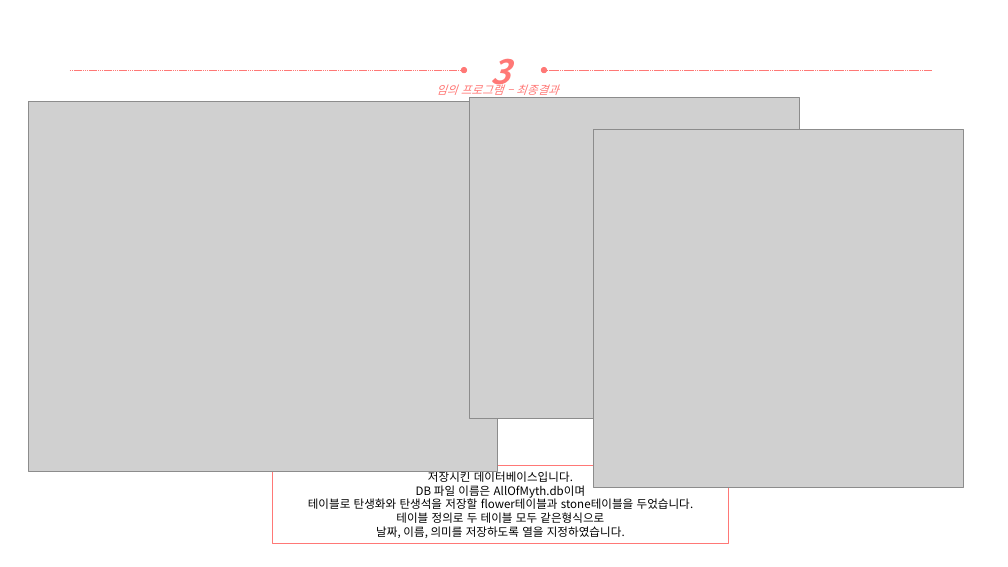
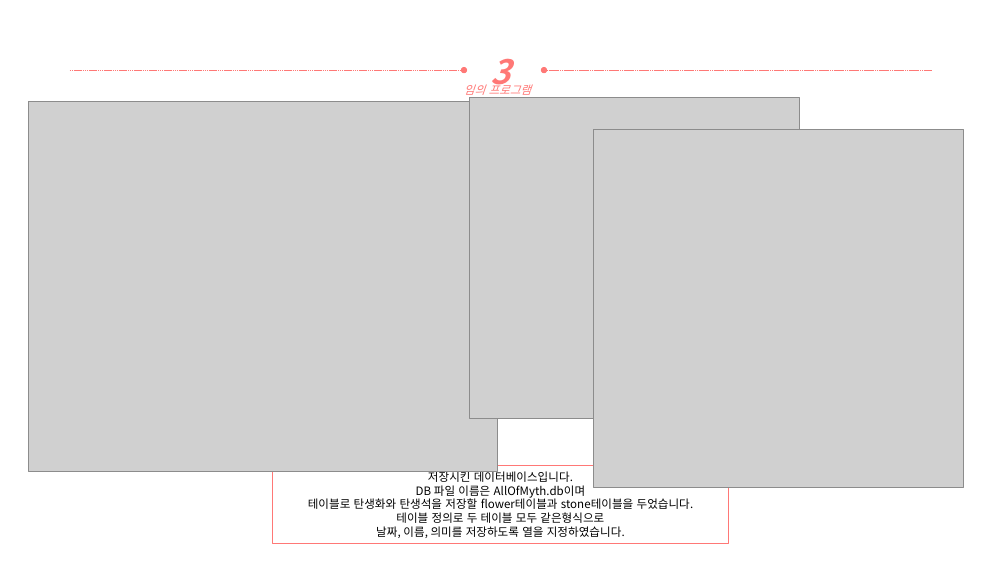
Before and after one commit to yooatom2200/Programing_Base_2, a slide deck: slide 13 of 5장/20164091-송희령-5주차 과제.pptx. Drawn at 1008x567 pixels with LibreOffice and Linux fonts; fonts in the diff are those of the drawing; grey boxes stand for pictures. Boxes give left, top, right and bottom in pixels: in the first picture for what was removed or moved away, otherwise in the second. Text is boxed around its words. In the diff, an @@ line names an element or a change of style, - is before the commit and + after.

Commit message:
임의 프로그램 완성

```diff
--- a/5장/20164091-송희령-5주차 과제.pptx
+++ b/5장/20164091-송희령-5주차 과제.pptx
@@ text at (x1=464, y1=82, x2=532, y2=99): text changed @@
-임의 프로그램 – 최종결과
+임의 프로그램
```
Also in this commit, not shown: 3 slides added, 4 other files.
